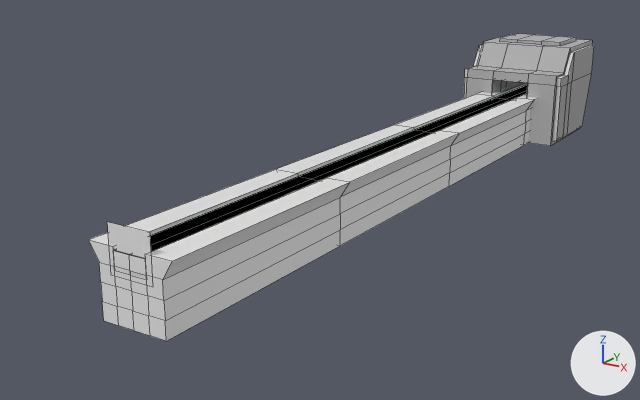
The Blender file  latest fatboy/props/conveyor belt.blend, before and after one commit.
Both versions are drawn from a camera (50 mm lens) standing at (6.97, -14.24, 4.51) and looking at (-1.19, -1.69, -0.11). Arrows for +X, +Y and +Z are at lower right; the lights stay in place. Mesh edges are drawn as thin lines.

Names of what the first picture shows: 'Cube.080', 'Plane', 'bed', 'bed.001'.
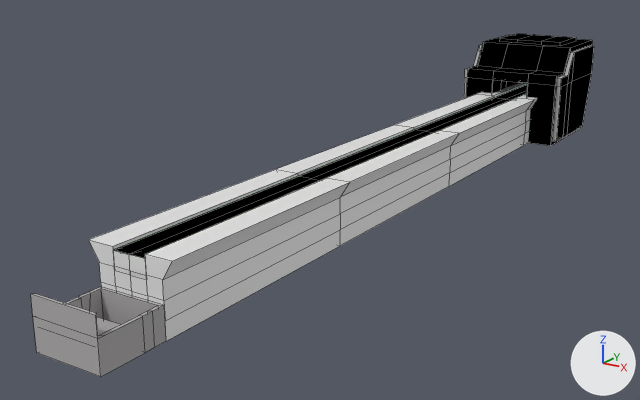
What differs and where, as boxes [x1, y1, x2, y2] in the pictures (640 x 400 px):
'Cube.080', recoloured (grey to black)
    both: [464, 34, 594, 146]
'Cube', added
    after: [31, 287, 166, 377]
'bed.001', moved
    before: [114, 85, 528, 259]
    after: [114, 84, 528, 258]
'Plane', moved, turned, rescaled (not visible afterwards)
    before: [107, 222, 151, 258]

The change, as a diff of the scene's bpy script:
```diff
--- a/ latest fatboy/props/conveyor belt.blend.py
+++ b/ latest fatboy/props/conveyor belt.blend.py
@@ mat_material_003 @@
 mat_material_003 = diffuse_material('Material.003')
-mat_material_003.base_color = (0.45, 0.446, 0.446)  # grey #b3b2b2
+mat_material_003.base_color = (0.0, 0.0, 0.0)  # black #000000
@@ mat_material_005 @@
 mat_material_005 = diffuse_material('Material.005')
-mat_material_005.base_color = (0.7, 0.7, 0.7)  # light grey #dadada
+mat_material_005.base_color = (0.434, 0.422, 0.422)  # grey #b0aeae
@@ mat_material_006 @@
+mat_material_006 = diffuse_material('Material.006')
+mat_material_006.base_color = (0.0, 0.0, 0.0)  # black #000000
@@ me_cube_001 @@
+me_cube_001.from_pydata(...)  # 36 vertices, 34 faces; spans x -1.0..1.0, y -1.0..1.0, z -1.0..1.8
+# faces by material slot: [33, 1]
+me_cube_001.materials.append(mat_material_005)  # grey #b0aeae
+me_cube_001.materials.append(mat_material_006)  # black #000000
@@ ob_plane @@
 ob_plane = bpy.data.objects.new('Plane', me_plane)
-ob_plane.location = (0.0, -7.49, 0.95)
-ob_plane.rotation_euler = (1.571, 0.0, 0.0)  # degrees (90, 0, 0)
-ob_plane.scale = (0.328, 0.328, 0.328)
+ob_plane.location = (0.0, -8.16, 0.22)
+ob_plane.rotation_euler = (-0.294, 0.0, 0.0)  # degrees (-17, 0, 0)
+ob_plane.scale = (0.445, 0.35, 0.309)
@@ ob_bed_001 @@
 ob_bed_001 = bpy.data.objects.new('bed.001', me_cube_020)
-ob_bed_001.location = (0.0, 0.0, 0.5)
+ob_bed_001.location = (0.0, 0.0, 0.51)
 ob_bed_001.scale = (0.5, 7.5, 0.5)
@@ ob_cube @@
+ob_cube = bpy.data.objects.new('Cube', me_cube_001)
+ob_cube.location = (0.0, -8.0, 0.25)
+ob_cube.scale = (0.5, 0.5, 0.25)
```
